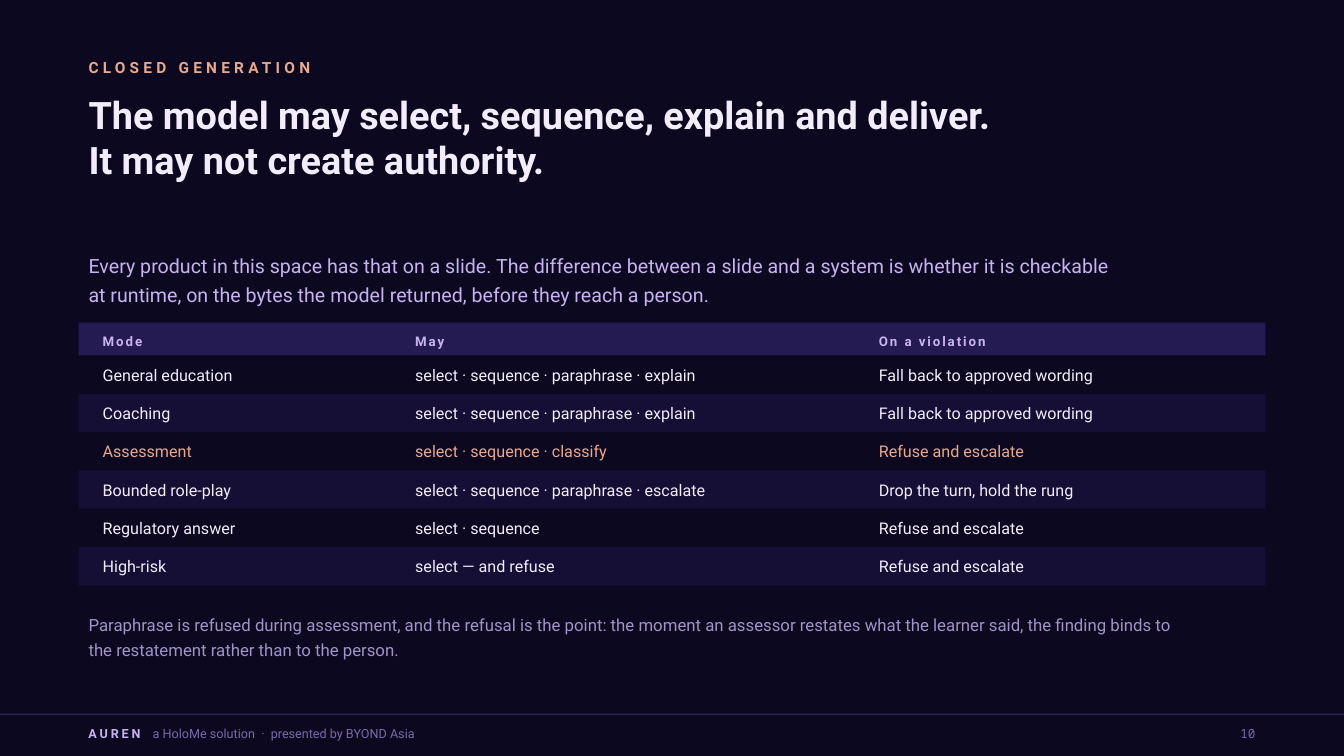
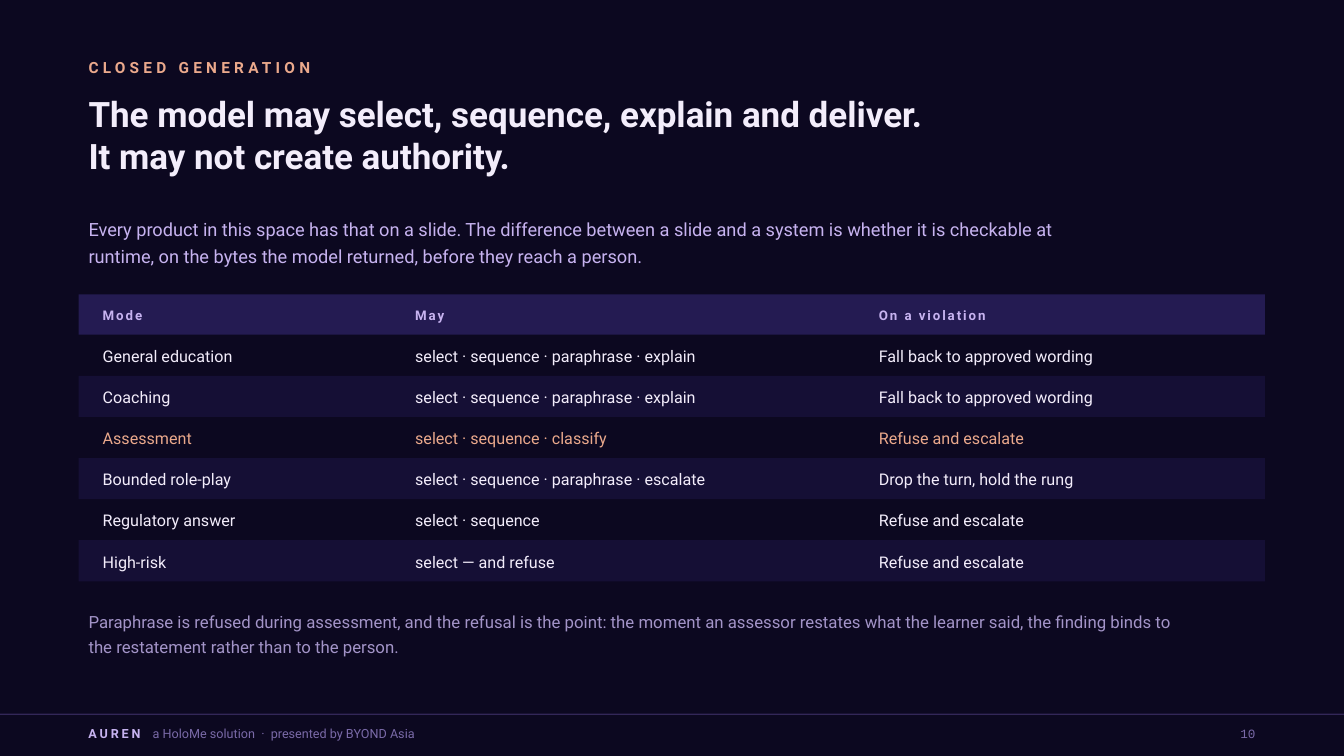
Before and after one commit to Fred-Byond/dengar, a slide deck: slide 11 of docs/AUREN-IOSCO-Pitch-Deck-HoloMe-v2.pptx. Drawn at 1344x756 pixels with LibreOffice and Linux fonts; fonts in the diff are those of the drawing. Boxes give left, top, right and bottom in pixels: in the first picture for what was removed or moved away, otherwise in the second. Text is boxed around its words. In the diff, an @@ line names an element or a change of style, - is before the commit and + after.

```diff
--- a/docs/AUREN-IOSCO-Pitch-Deck-HoloMe-v2.pptx
+++ b/docs/AUREN-IOSCO-Pitch-Deck-HoloMe-v2.pptx
@@ text "The model may select, sequence, ..." at (89, 100, 922, 177): size 27 to 25 pt; line spacing 1 to 29.5pt @@
@@ text "Every product in this space ...": place and size @@
-text "Every product in this space ..." at (89, 258, 1109, 306)
+text "Every product in this space ..." at (89, 222, 1052, 267)
@@ text "Every product in this space ..." at (89, 222, 1052, 267): size 14 to 13 pt; line spacing 21pt to 19.5pt; vertical alignment middle to top @@
@@ rectangle: place and size @@
-rectangle at (79, 323, 1265, 356)
+rectangle at (79, 294, 1265, 335)
@@ line spacing 14pt to 12.3pt in 3 elements at (415, 310, 444, 323), (879, 310, 986, 320), (103, 310, 143, 320) @@
@@ text "Mode": place and size @@
-text "Mode" at (103, 336, 143, 346)
+text "Mode" at (103, 310, 143, 320)
@@ text "May": place and size @@
-text "May" at (415, 336, 444, 349)
+text "May" at (415, 310, 444, 323)
@@ text "On a violation": place and size @@
-text "On a violation" at (879, 336, 986, 346)
+text "On a violation" at (879, 310, 986, 320)
@@ line spacing 14pt to 14.9pt in 18 elements at (415, 555, 554, 568), (879, 555, 1024, 568), (103, 556, 167, 572), (415, 514, 539, 530), (879, 513, 1024, 526), (103, 514, 235, 530), (415, 473, 706, 489), (879, 473, 1073, 489), (103, 473, 231, 489), (415, 431, 607, 448), (879, 431, 1024, 444), (103, 432, 192, 444), (415, 391, 696, 407), (879, 391, 1093, 407), (103, 391, 171, 407), (415, 350, 696, 366), (879, 350, 1093, 366), (103, 350, 232, 362) @@
@@ 6 texts, 1 rectangle: place and size @@
-6 texts, 1 rectangle at (79, 369, 1265, 433)
+6 texts, 1 rectangle at (79, 350, 1265, 417)
@@ text "Assessment": place and size @@
-text "Assessment" at (103, 445, 192, 457)
+text "Assessment" at (103, 432, 192, 444)
@@ text "select · sequence · classify": place and size @@
-text "select · sequence · classify" at (415, 444, 607, 461)
+text "select · sequence · classify" at (415, 431, 607, 448)
@@ text "Refuse and escalate": place and size @@
-text "Refuse and escalate" at (879, 444, 1024, 457)
+text "Refuse and escalate" at (879, 431, 1024, 444)
@@ 3 texts, 1 rectangle: place and size @@
-3 texts, 1 rectangle at (79, 471, 1265, 509)
+3 texts, 1 rectangle at (79, 458, 1265, 499)
@@ 3 texts: place and size @@
-3 texts at (103, 521, 1024, 538)
+3 texts at (103, 513, 1024, 530)
@@ rectangle: place and size @@
-rectangle at (79, 547, 1265, 586)
+rectangle at (79, 540, 1265, 582)
@@ text "Paraphrase is refused during assessment, ..." at (89, 615, 1170, 657): vertical alignment middle to top @@
```
Also in this commit, not shown: 33 other slides changed, 11 other files.
